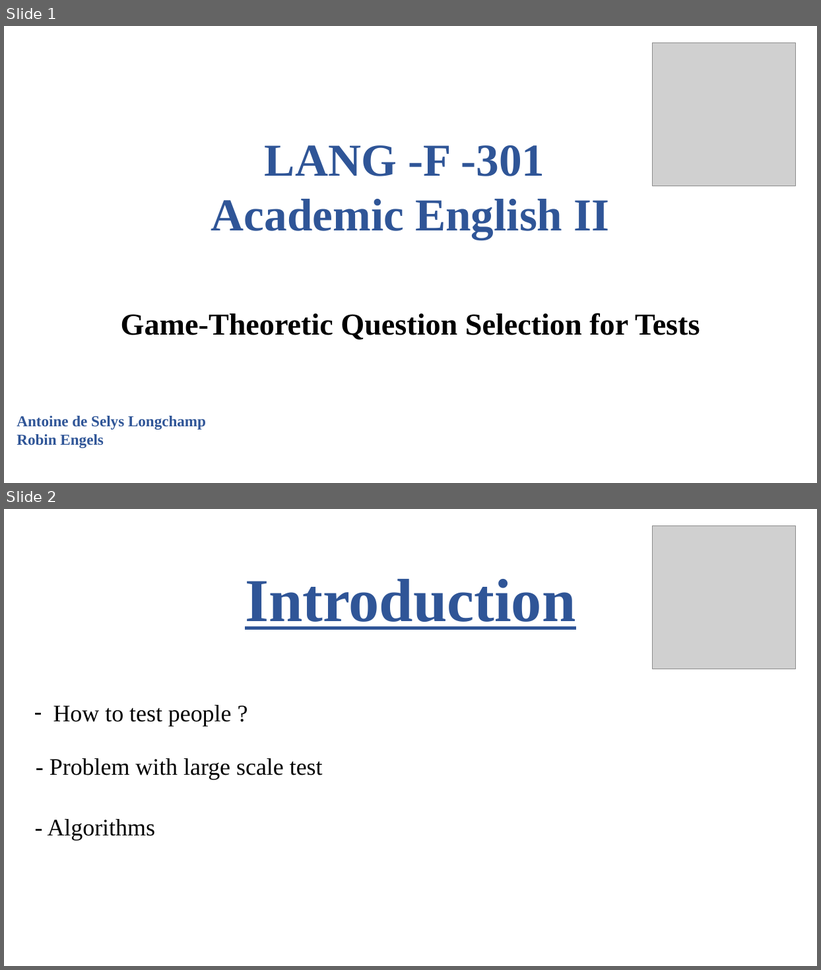
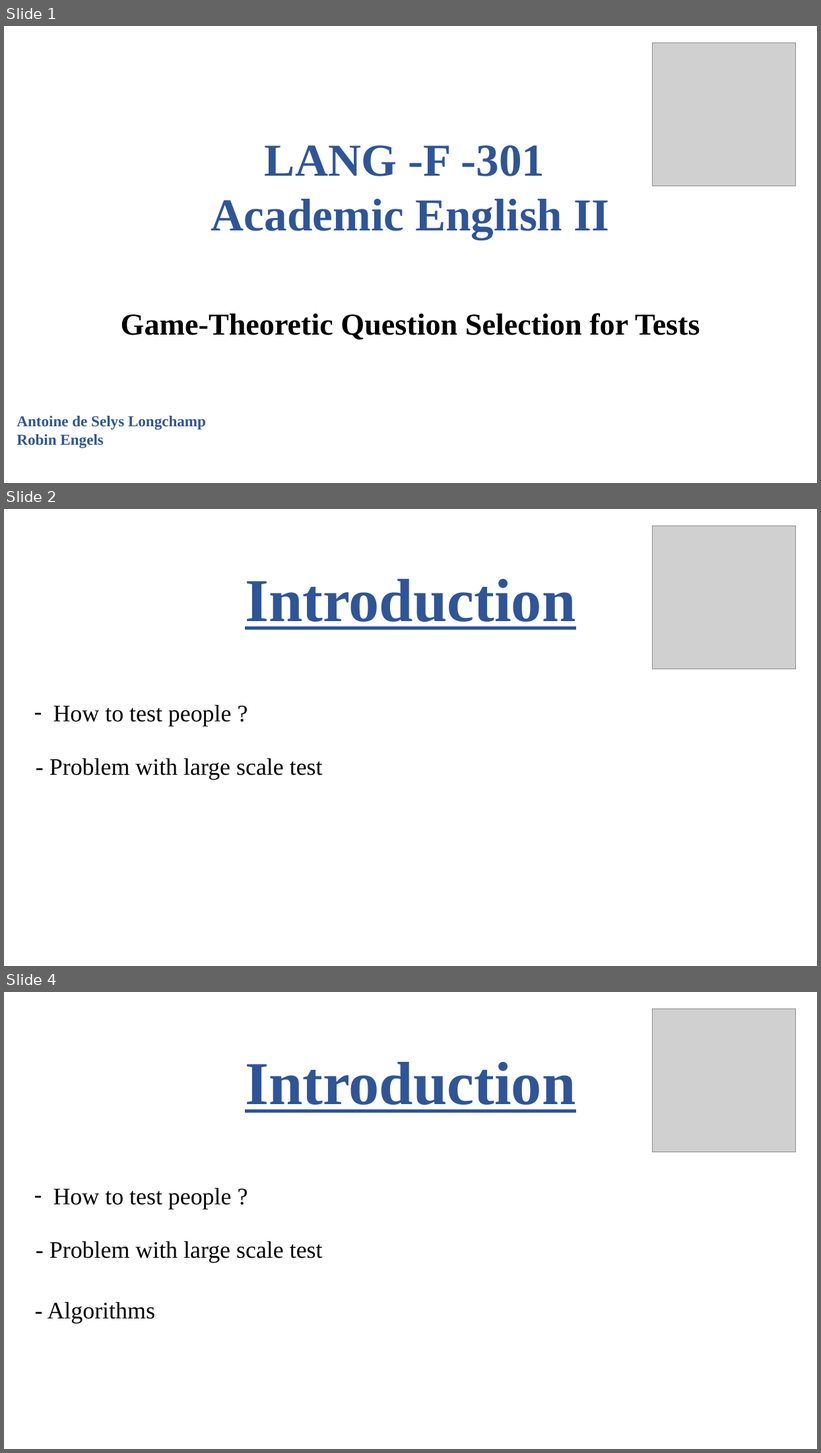
Before and after one commit to robinengels/Anglais, a slide deck: Anglais.pptx. Shown one above the other, each under a label of ours: slides 1 and 2 before the commit, slides 1, 2 and 4 after it; the slides between them are not shown. The pictures are 821x970 and 821x1453 pixels, drawn with LibreOffice and Linux fonts; fonts in the diff are those of the drawing; grey boxes stand for pictures. Boxes give left, top, right and bottom in pixels: in the first picture for what was removed or moved away, otherwise in the second. Text is boxed around its words. In the diff, an @@ line names an element or a change of style, - is before the commit and + after.

```diff
--- a/Anglais.pptx
+++ b/Anglais.pptx
@@ slide 2 added at <box>4,509,817,966</box>, background #FFFFFF @@
@@ picture added at <box>653,526,796,669</box> @@
@@ text added at <box>245,579,576,630</box>, 72 pt, text #2F5597, bold, underline @@
+Introduction
@@ text added at <box>54,705,232,726</box>, 28 pt, text #000000 @@
+– How to test people ?
@@ text added at <box>50,758,323,780</box>, 28 pt, text #000000 @@
+- Problem with large scale test
@@ what was slide 2 is now slide 4 @@
```
Also in this commit, not shown: 7 slides changed, 7 other slides added, 3 slides removed.
